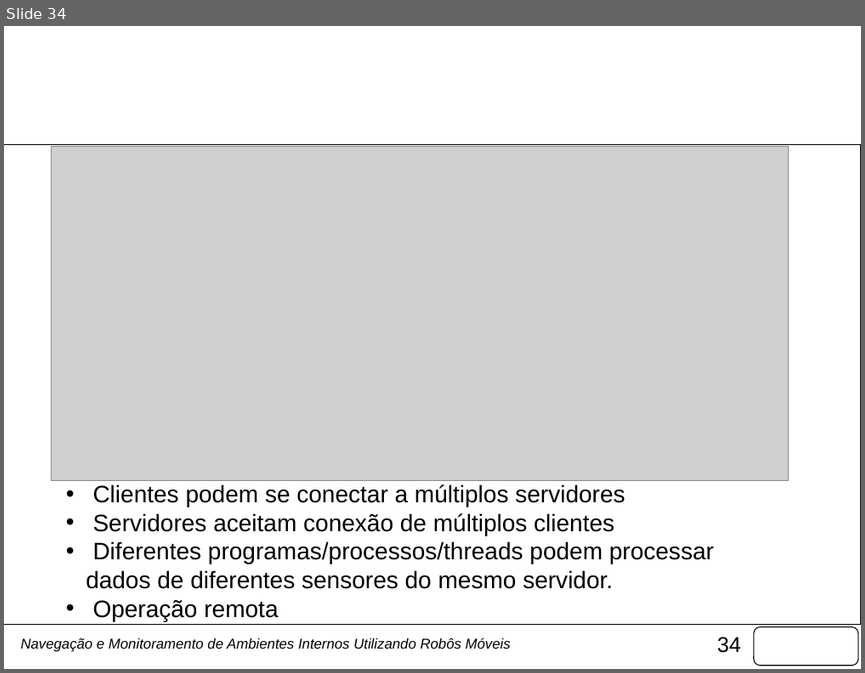
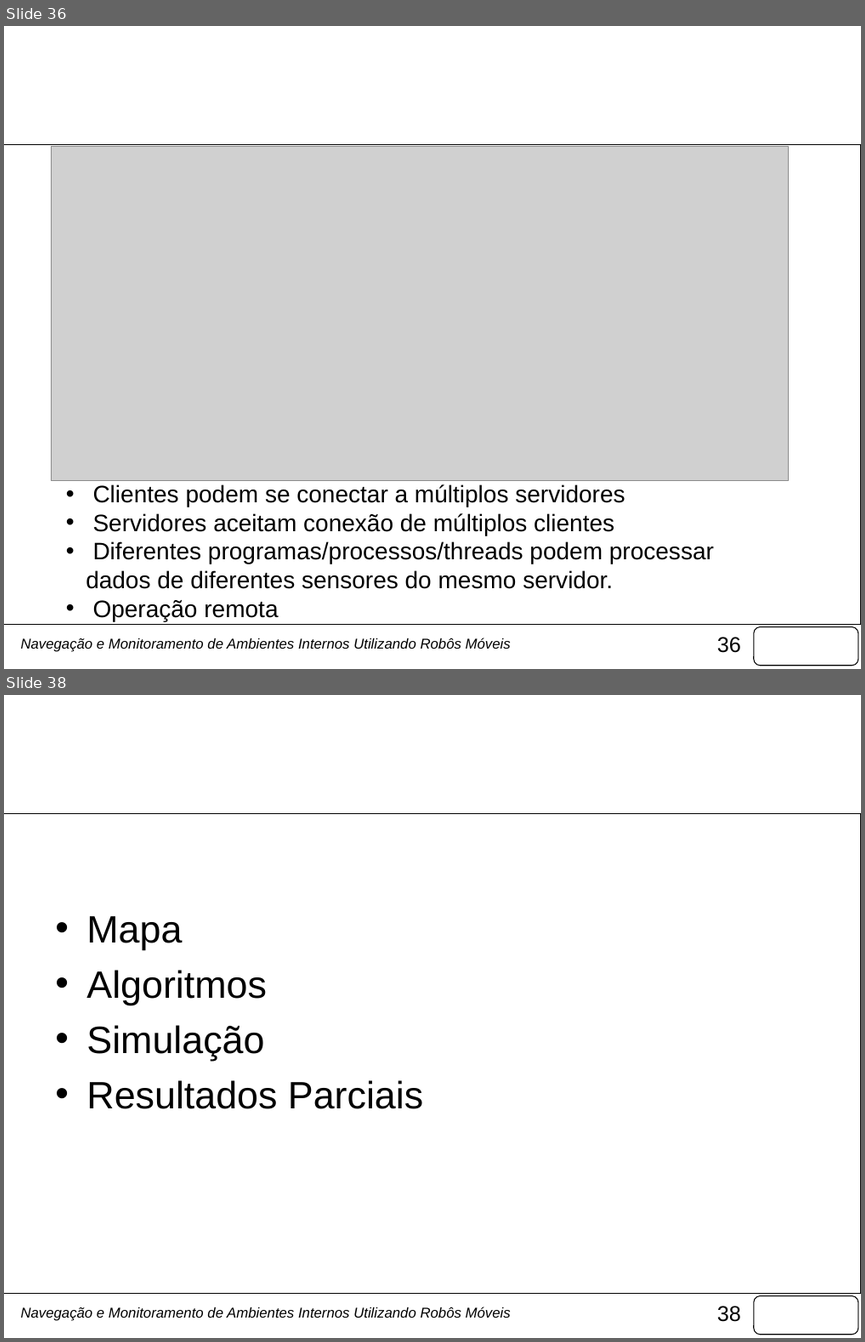
Before and after one commit to fongoses/robo2, a slide deck: documentos/Apresentação Março.pptx. Shown one above the other, each under a label of ours: slide 34 before the commit, slides 36 and 38 after it; the slides between them are not shown. The pictures are 865x673 and 865x1342 pixels, drawn with LibreOffice and Linux fonts; fonts in the diff are those of the drawing; grey boxes stand for pictures; background and template pictures are left out. Boxes give left, top, right and bottom in pixels: in the first picture for what was removed or moved away, otherwise in the second. Text is boxed around its words. In the diff, an @@ line names an element or a change of style, - is before the commit and + after.

```diff
--- a/documentos/Apresentação Março.pptx
+++ b/documentos/Apresentação Março.pptx
@@ slide 38 added at (4, 695, 861, 1338), background picture (left out); not listed: 3 template elements that a slide beside it also shows @@
@@ title added at (46, 721, 817, 827), 44 pt, text #FFFFFF @@
+Implementação Preliminar
@@ text added at (86, 916, 423, 1109), 32 pt, text #000000 @@
+• Mapa
+• Algoritmos
+• Simulação
+• Resultados Parciais
@@ text added at (21, 1306, 511, 1321), 12 pt, text #000000, italic @@
+Navegação e Monitoramento de Ambientes Internos Utilizando Robôs Móveis
@@ what was slide 34 is now slide 36 @@
@@ page number at (717, 636, 741, 652): text changed @@
-34
+36
```
Also in this commit, not shown: 36 slides changed, 4 other slides added, 1 other file.
